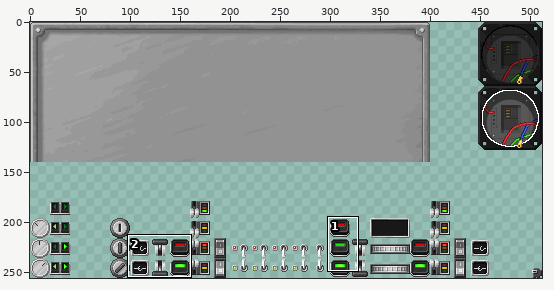
Edited in one commit: sprite sheet (mccore/src/main/resources/assets/mts/textures/guis/panel.png). Above, an overview of the earlier version with the close-up marked.
Close-up. The starting point:
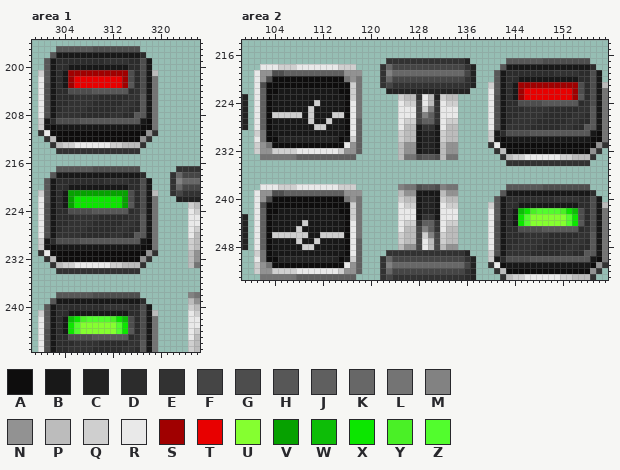
The file is 512x256 pixels. Pixels under 10% opacity are left out. Colours within 5 levels of each other are drawn and written as one. Shown: area 1: x 299..326, y 196..247; area 2: x 99..159, y 214..253. The commit also changed other parts of the picture, which this record leaves out.
Palette (. is transparent): A #0e0d0d  B #181818  C #222222  D #2c2c2c  E #323232  F #454545  G #4d4d4d  H #575757  J #5f5f5f  K #676767  L #747474  M #828282  N #929292  P #bcbcbc  Q #cfcfcf  R #e9e9e9  S #a00000  T #e80000  U #85ff30  V #06a100  W #0dbd07  X #0ce600  Y #4af026  Z #52fd2d
The result:
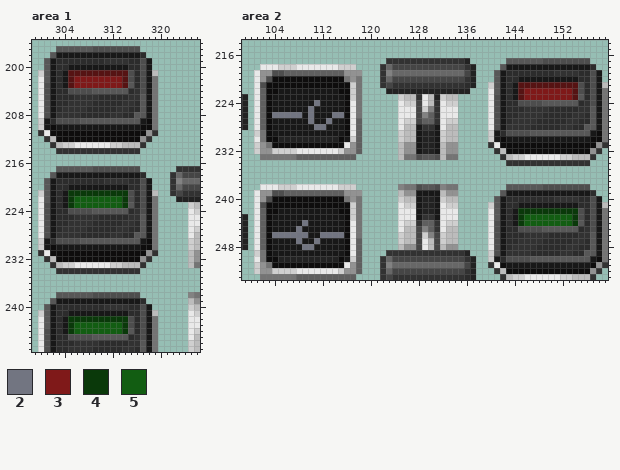
Colours new in this view: 2 #727581  3 #7f1919  4 #0a390a  5 #125d12
Change:
Colour S changes from #a00000 to #561313.
Area 1:
Colour T becomes colour 3 in rows 202 to 203 at x 306 to 313.
Colour V becomes colour 4 in row 221 at x 305 to 314; in rows 222 to 223 at x 305 and 314.
Colour W becomes colour 4 in row 242 at x 305 and 314.
Colour X becomes colour 4 in row 242 at x 306 and 313; in rows 243 to 244 at x 305 and 314.
Colour Y becomes colour 4 in row 242 at x 307 and 312.
Colour Z becomes colour 4 in row 242 at x 308 to 311.
Colour U becomes colour 5 in rows 243 to 244 at x 307 to 312.
Colour X becomes colour 5 in rows 222 to 223 at x 306 to 313.
Colour Z becomes colour 5 in rows 243 to 244 at x 306 and 313.
Area 2:
Colour Q becomes colour 2 in row 224 at x 111; in row 225 at x 110; in row 226 at x 104 to 108, 110 and 114 to 115; in row 227 at x 110 and 113; in row 228 at x 111 to 112; in row 244 at x 109.
Colour Q becomes colour 2 in row 245 at x 108; in row 246 at x 104 to 109 and 112 to 115; in row 247 at x 108 and 111; in row 248 at x 109 to 110.
Colour T becomes colour 3 in rows 222 to 223 at x 146 to 153.
Colour W becomes colour 4 in row 242 at x 145 and 154.
Colour X becomes colour 4 in row 242 at x 146 and 153; in rows 243 to 244 at x 145 and 154.
Colour Y becomes colour 4 in row 242 at x 147 and 152.
Colour Z becomes colour 4 in row 242 at x 148 to 151.
Colour U becomes colour 5 in rows 243 to 244 at x 147 to 152.
Colour Z becomes colour 5 in rows 243 to 244 at x 146 and 153.
